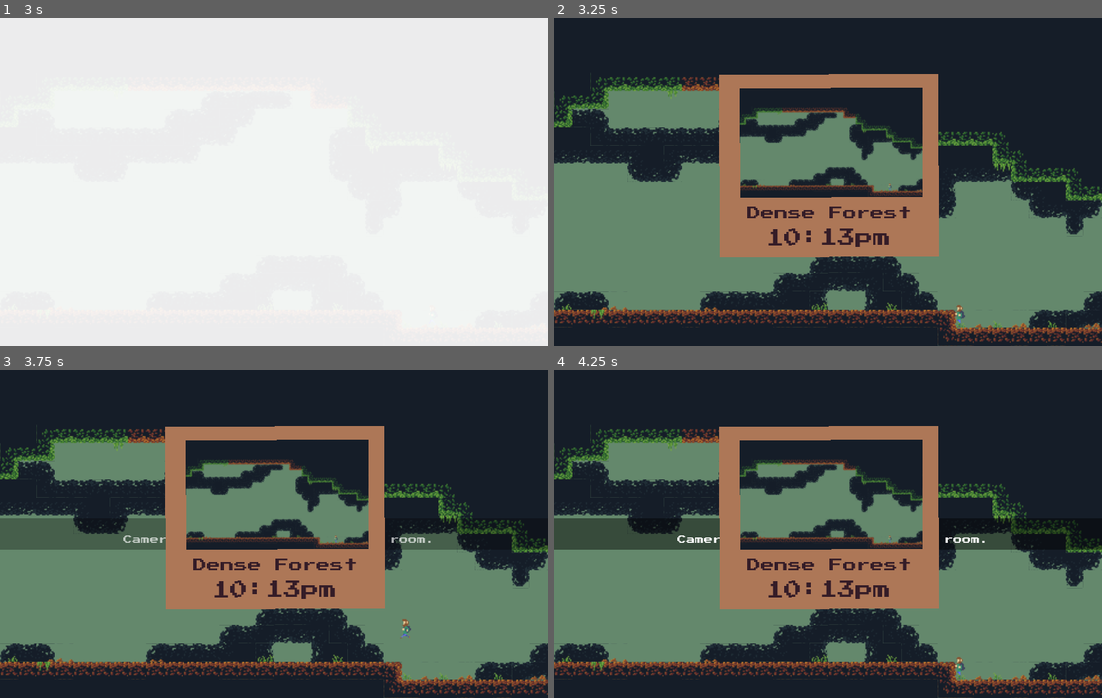
Above: before the commit, frames 1-4 (two rows, left to right).
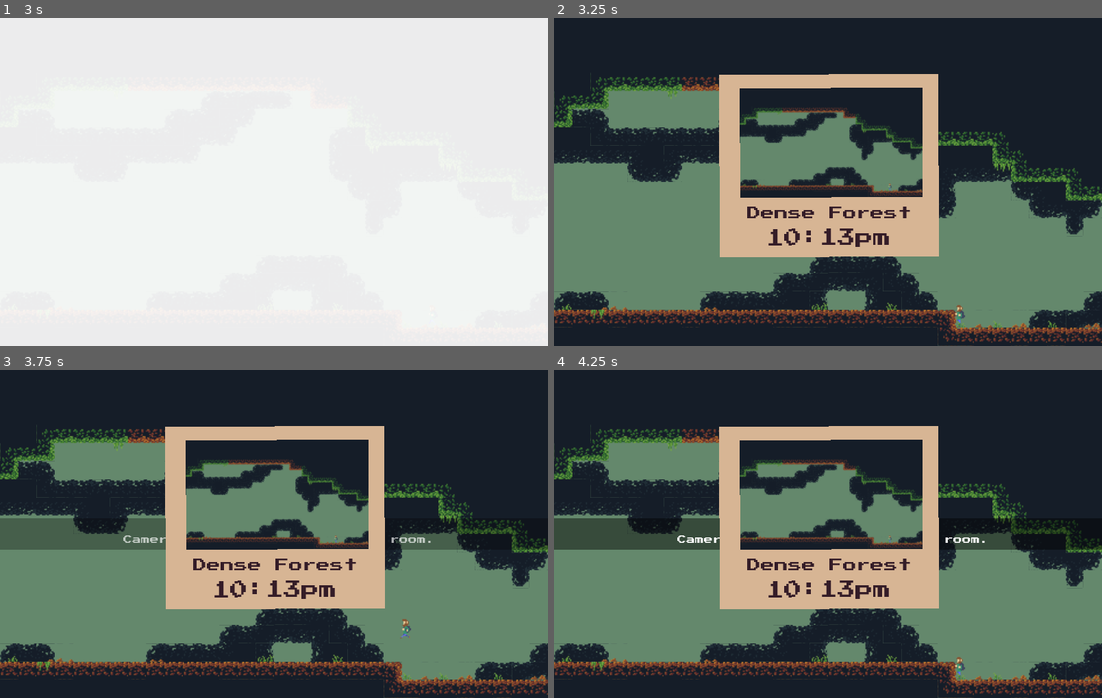
Above: after the commit, the same moments.

Repository: UHSGDC/Photographers-Hike
Game: Godot game, scene res://Game.tscn
Two runs of this game, one before a commit and one after it. Both use one fixed random seed, a clock stepped at 60 frames per second and the inputs below. The engine's default icon, where the game draws it, is replaced by a stand-in: a white triangle on a blue panel in a dark square.
Inputs (mouse positions are in pixels of both pictures, inside the frame that each line leads up to):
- Up to frame 1 (3 s): click "Play" at 0.5 s; tap Enter at 1.25, 2.75 s; move the mouse to (394, 165) at 1.27 s; hold Ctrl (interact) 1.28-2.03 s; hold Right (menu_right) 1.28-2.78 s; click (394, 165) at 1.42 s; tap Space (jump) at 1.52, 2, 2.27 s; move the mouse to (164, 198) at 2.02 s; click (164, 198) at 2.1 s; move the mouse to (328, 109) at 2.77 s; hold A (left) from 2.78 s (still down); tap C (take_picture) at 2.85 s
- Up to frame 2 (3.25 s): keep holding A (left)
- Up to frame 3 (3.75 s): tap Space (jump) at 3.5 s; move the mouse to (246, 599) at 3.52 s; release A (left) at 3.53 s; hold Right (menu_right) from 3.53 s (still down); tap Ctrl (interact) at 3.6 s; click (246, 599) at 3.67 s
- Up to frame 4 (4.25 s): keep holding Right (menu_right); tap Space (jump) at 3.77 s

Frame 1 is identical in both runs. In frame 2, 10% of the frame differs, in the area x 30-71%, y 17-73%; in frame 3, 10%; in frame 4, 10%.

Commit message:
Changed album picture background color

Diff:
--- a/PhotographersHike/Menus/AlbumPicture.tscn
+++ b/PhotographersHike/Menus/AlbumPicture.tscn
@@ -11,7 +11,7 @@
 margin_bottom = 80.0
 rect_min_size = Vector2( 96, 80 )
 theme = ExtResource( 2 )
-color = Color( 0.678431, 0.466667, 0.341176, 1 )
+color = Color( 0.843137, 0.709804, 0.580392, 1 )
 script = ExtResource( 3 )
 
 [node name="PictureTexture" type="TextureRect" parent="."]
